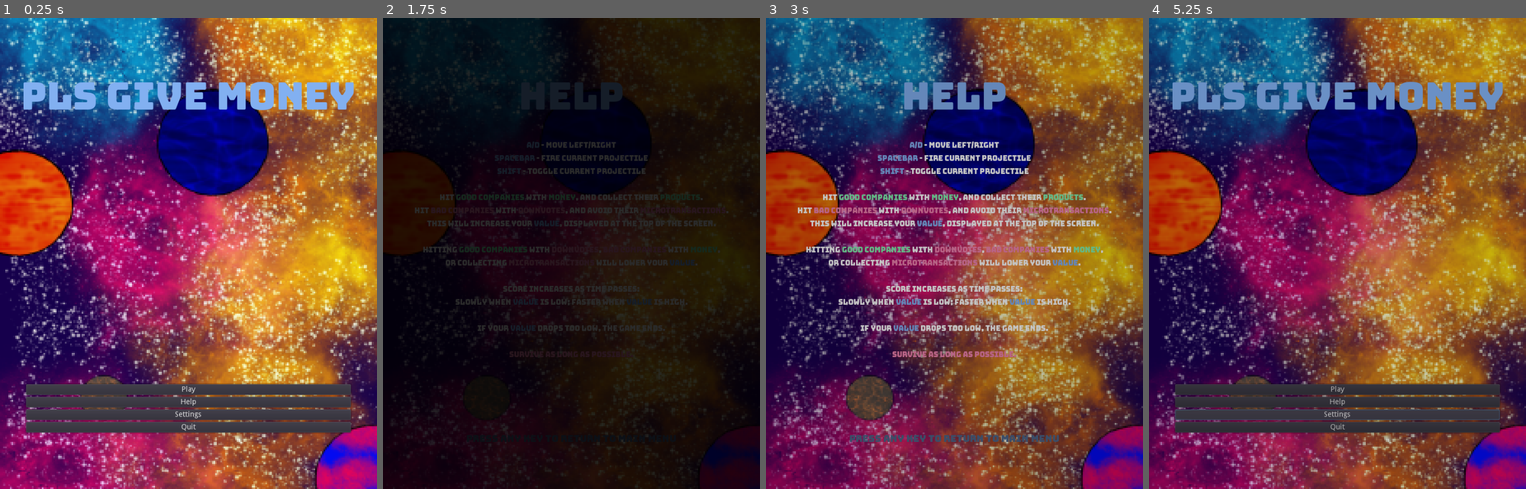
Above: before the commit, frames 1-4 (left to right).
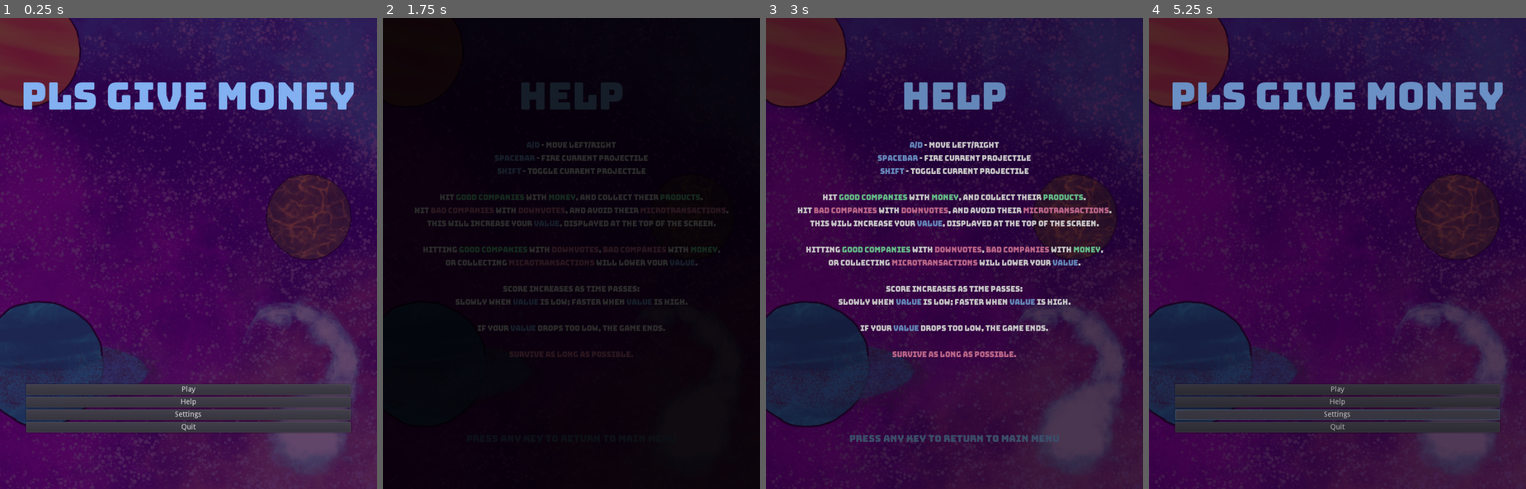
Above: after the commit, the same moments.

Repository: SJPGDD/PlsGiveMoney
Game: Godot game, scene res://Scenes/Menu.tscn
The game is run twice, just before and just after one commit, with the same random seed, the same clock (stepped at 60 frames per second) and the same inputs.
Inputs (mouse positions are in pixels of both pictures, inside the frame that each line leads up to):
- Up to frame 1 (0.25 s): no input
- Up to frame 2 (1.75 s): click "Help" at 0.5 s; move the mouse to (654, 229) at 1.27 s; hold D (move_right) from 1.28 s (still down); tap Shift (toggle_projectile) at 1.35 s
- Up to frame 3 (3 s): tap Enter at 2, 2.75 s; move the mouse to (879, 277) at 2.02 s; release D (move_right) at 2.03 s; hold A (move_left) 2.03-2.78 s; tap Shift (toggle_projectile) at 2.1 s; move the mouse to (992, 149) at 2.77 s; hold D (move_right) from 2.78 s (still down); hold Space (fire_projectile) from 2.78 s (still down)
- Up to frame 4 (5.25 s): tap Enter at 3.5 s; move the mouse to (1318, 347) at 3.52 s; release Space (fire_projectile) at 3.53 s; tap Shift (toggle_projectile) at 3.6 s; move the mouse to (1450, 324) at 4.27 s; release D (move_right) at 4.28 s; hold A (move_left) 4.28-5 s; hold Space (fire_projectile) 4.28-5 s; click "Settings" at 5 s

The runs differ from the first frame. In frame 1, 85% of the frame differs, in the area x 0-100%, y 0-100%; in frame 2, 16%; in frame 3, 87%; in frame 4, 83%.

Commit message:
More Slight Changes

Diff:
--- a/PlsGiveMoneyGD/Scenes/Game.tscn
+++ b/PlsGiveMoneyGD/Scenes/Game.tscn
@@ -71,8 +71,8 @@
 
 [node name="Background" type="Sprite" parent="." index="0"]
 
+self_modulate = Color( 0.498039, 0.498039, 0.498039, 1 )
 material = SubResource( 2 )
-scale = Vector2( 3.18584, 2.99003 )
 texture = ExtResource( 2 )
 centered = false
 script = ExtResource( 3 )
@@ -158,6 +158,7 @@
 size_flags_horizontal = 1
 size_flags_vertical = 4
 custom_fonts/font = SubResource( 4 )
+custom_colors/font_color = Color( 0.509804, 0.686275, 0.941176, 1 )
 text = "0"
 align = 1
 valign = 1
--- a/PlsGiveMoneyGD/Scenes/Help.tscn
+++ b/PlsGiveMoneyGD/Scenes/Help.tscn
@@ -42,14 +42,14 @@
 
 [node name="Help" type="Node2D"]
 
-script = SubResource( 2 )
+script = SubResource( 1 )
 
 [node name="Background" type="Sprite" parent="." index="0"]
 
-scale = Vector2( 3.18584, 2.99003 )
+self_modulate = Color( 0.498039, 0.498039, 0.498039, 1 )
 texture = ExtResource( 1 )
 centered = false
-_sections_unfolded = [ "Material", "Visibility" ]
+_sections_unfolded = [ "Material", "Transform", "Visibility" ]
 
 [node name="UI" type="Control" parent="." index="1"]
 
@@ -121,6 +121,7 @@
 margin_right = 670.0
 margin_bottom = 735.0
 rect_pivot_offset = Vector2( 0, 0 )
+rect_clip_content = true
 mouse_filter = 2
 size_flags_horizontal = 1
 size_flags_vertical = 3
--- a/PlsGiveMoneyGD/Scenes/Menu.tscn
+++ b/PlsGiveMoneyGD/Scenes/Menu.tscn
@@ -4,26 +4,26 @@
 [ext_resource path="res://Assets/Textures/Backgrounds/Space.png" type="Texture" id=2]
 [ext_resource path="res://Assets/Audio/Music/Menu.wav" type="AudioStream" id=3]
 
-[sub_resource type="DynamicFontData" id=4]
+[sub_resource type="DynamicFontData" id=1]
 
 font_path = "res://Assets/Fonts/Bungee-Regular.ttf"
 _sections_unfolded = [ "Resource" ]
 
-[sub_resource type="DynamicFont" id=1]
+[sub_resource type="DynamicFont" id=2]
 
 size = 72
 use_mipmaps = false
 use_filter = false
-font_data = SubResource( 4 )
+font_data = SubResource( 1 )
 _sections_unfolded = [ "Font", "Settings" ]
 
-[node name="Menu" type="Node2D" index="0"]
+[node name="Menu" type="Node2D"]
 
 script = ExtResource( 1 )
 
 [node name="Background" type="Sprite" parent="." index="0"]
 
-scale = Vector2( 3.18584, 2.99003 )
+self_modulate = Color( 0.498039, 0.498039, 0.498039, 1 )
 texture = ExtResource( 2 )
 centered = false
 _sections_unfolded = [ "Offset", "Transform", "Visibility" ]
--- a/PlsGiveMoneyGD/Scenes/SceneSwitch.tscn
+++ b/PlsGiveMoneyGD/Scenes/SceneSwitch.tscn
@@ -35,9 +35,8 @@
 } ]
 }
 
-[sub_resource type="Animation" id=1]
+[sub_resource type="Animation" id=2]
 
-resource_name = "FadeOut"
 length = 1.0
 loop = false
 step = 0.1
@@ -80,8 +79,8 @@
 playback_process_mode = 1
 playback_default_blend_time = 0.0
 root_node = NodePath("..")
-anims/FadeIn = SubResource( 2 )
-anims/FadeOut = SubResource( 1 )
+anims/FadeIn = SubResource( 1 )
+anims/FadeOut = SubResource( 2 )
 playback/active = true
 playback/speed = 1.0
 blend_times = [  ]
--- a/PlsGiveMoneyGD/Scenes/Settings.tscn
+++ b/PlsGiveMoneyGD/Scenes/Settings.tscn
@@ -34,14 +34,15 @@
 
 [node name="Settings" type="Node2D"]
 
-script = SubResource( 2 )
+script = SubResource( 1 )
+_sections_unfolded = [ "Transform" ]
 
 [node name="Background" type="Sprite" parent="." index="0"]
 
-scale = Vector2( 3.18584, 2.99003 )
+self_modulate = Color( 0.498039, 0.498039, 0.498039, 1 )
 texture = ExtResource( 1 )
 centered = false
-_sections_unfolded = [ "Visibility" ]
+_sections_unfolded = [ "Transform", "Visibility" ]
 
 [node name="UI" type="Control" parent="." index="1"]
 
--- a/PlsGiveMoneyGD/Scenes/Ships/Player.tscn
+++ b/PlsGiveMoneyGD/Scenes/Ships/Player.tscn
@@ -69,7 +69,7 @@
 custom_solver_bias = 0.0
 extents = Vector2( 32, 32 )
 
-[node name="Player" groups=[
+[node name="Player" index="0" groups=[
 "Player",
 ] instance=ExtResource( 1 )]
 
--- a/PlsGiveMoneyGD/Scenes/UI/LossScreen.tscn
+++ b/PlsGiveMoneyGD/Scenes/UI/LossScreen.tscn
@@ -25,18 +25,18 @@
 	COLOR.rgb *= modulate;
 }"
 
-[sub_resource type="ShaderMaterial" id=5]
+[sub_resource type="ShaderMaterial" id=2]
 
 render_priority = 0
-shader = SubResource( 4 )
-shader_param/blur = 0.002
+shader = SubResource( 1 )
+shader_param/blur = 0.0
 shader_param/iter = 7
 shader_param/half = 3
 shader_param/itersq = 49
-shader_param/modulate = 0.5
+shader_param/modulate = 1.0
 _sections_unfolded = [ "shader_param" ]
 
-[sub_resource type="DynamicFont" id=6]
+[sub_resource type="DynamicFont" id=3]
 
 size = 72
 use_mipmaps = false
@@ -108,9 +108,10 @@
 } ]
 }
 
-[node name="LossScreen" type="Panel" index="0"]
-
-material = SubResource( 5 )
+[node name="LossScreen" type="Panel"]
+
+modulate = Color( 1, 1, 1, 0 )
+material = SubResource( 2 )
 anchor_left = 0.0
 anchor_top = 0.0
 anchor_right = 0.0
--- a/PlsGiveMoneyGD/Scripts/Player.gd
+++ b/PlsGiveMoneyGD/Scripts/Player.gd
@@ -72,3 +72,4 @@
 	var tex_half_width = $Sprite.texture.get_size().x / 2
 	var screen_width = get_viewport_rect().size.x
 	position.x = clamp(position.x, tex_half_width, screen_width - tex_half_width)
+	target_position.x = clamp(target_position.x, tex_half_width, screen_width - tex_half_width)
Binary file changed: PlsGiveMoneyGD/Assets/Textures/Backgrounds/Space.png
Not shown, changed: PlsGiveMoneyGD/Assets/Textures/Backgrounds/Space.png.import
Not shown: 4 places in PlsGiveMoneyGD/Scenes/Help.tscn that only renumber resources
Not shown: 1 places in PlsGiveMoneyGD/Scenes/Menu.tscn that only renumber resources
Not shown: 1 places in PlsGiveMoneyGD/Scenes/SceneSwitch.tscn that only renumber resources
Not shown: 4 places in PlsGiveMoneyGD/Scenes/Settings.tscn that only renumber resources
Not shown: 7 places in PlsGiveMoneyGD/Scenes/UI/LossScreen.tscn that only renumber resources
Not shown, changed: .DS_Store
Not shown, changed: PlsGiveMoneyGD/.DS_Store
Not shown, changed: PlsGiveMoneyGD/Assets/.DS_Store
Not shown, changed: PlsGiveMoneyGD/Assets/Textures/.DS_Store
Not shown, added: PlsGiveMoneyGD/Assets/Textures/Backgrounds/.DS_Store
